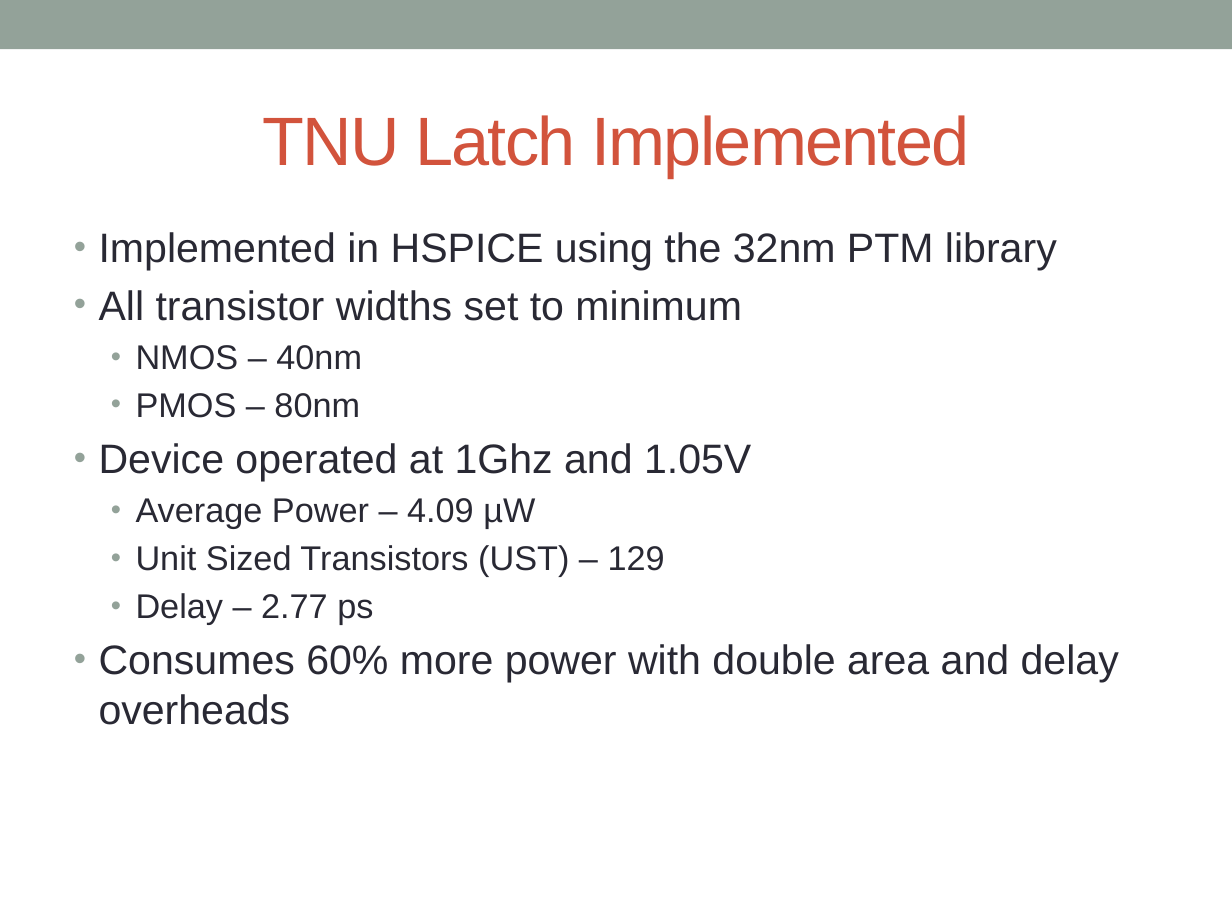
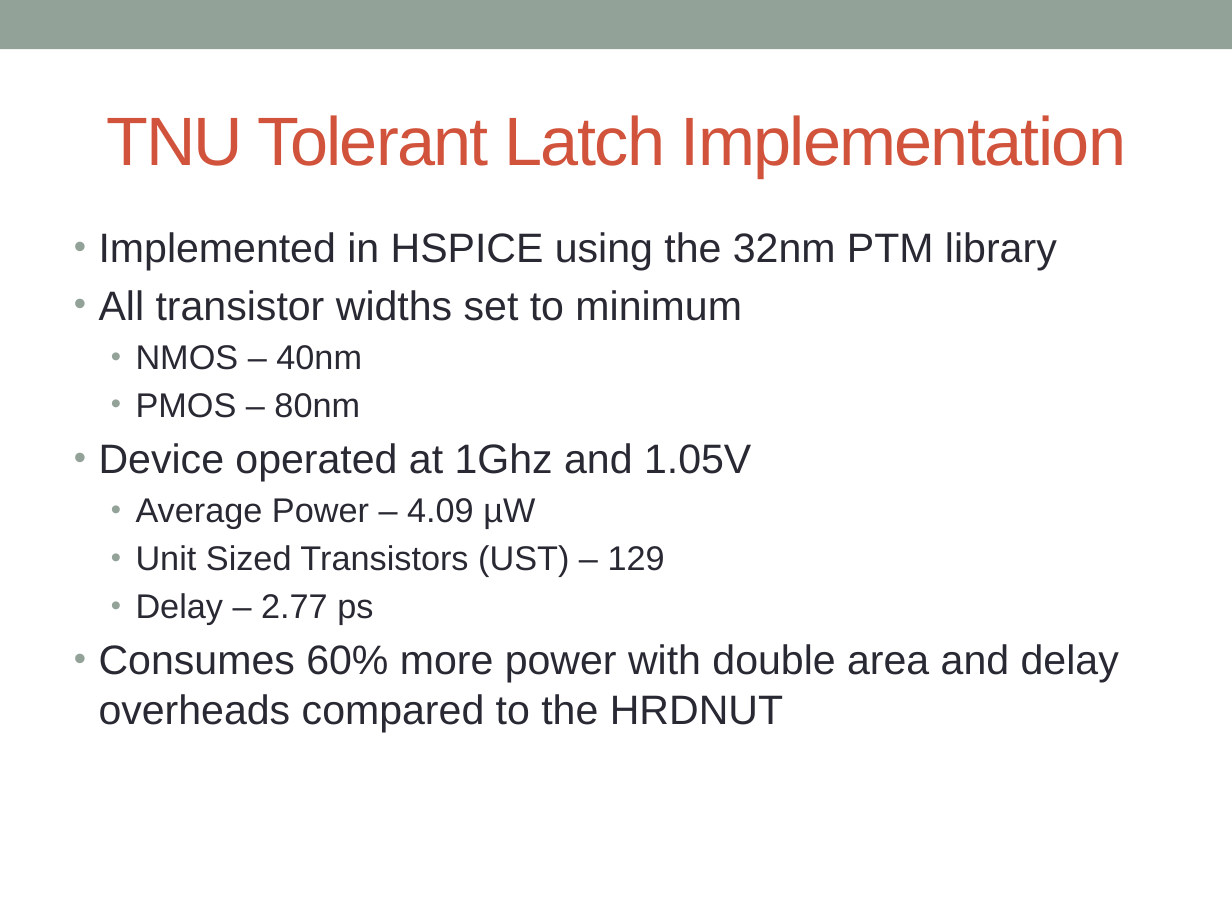
Before and after one commit to acwatkins88/Fast_SET, a slide deck: slide 22 of Dissertation/Dissertation Defense/Dissertation Defense.pptx. Drawn at 1232x924 pixels with LibreOffice and Linux fonts; fonts in the diff are those of the drawing; background and template pictures are left out. Boxes give left, top, right and bottom in pixels: in the first picture for what was removed or moved away, otherwise in the second. Text is boxed around its words. In the diff, an @@ line names an element or a change of style, - is before the commit and + after.

```diff
--- a/Dissertation/Dissertation Defense/Dissertation Defense.pptx
+++ b/Dissertation/Dissertation Defense/Dissertation Defense.pptx
@@ title at box(106, 115, 1126, 178): text changed @@
-TNU Latch Implemented
+TNU Tolerant Latch Implementation
@@ text at box(99, 644, 1119, 732): text changed @@
-• Consumes 60% more power with double area and delay overheads
+• Consumes 60% more power with double area and delay overheads compared to the HRDNUT
```
Also in this commit, not shown: 23 other slides changed, 5 slides added, 1 slide removed, 15 other files.
